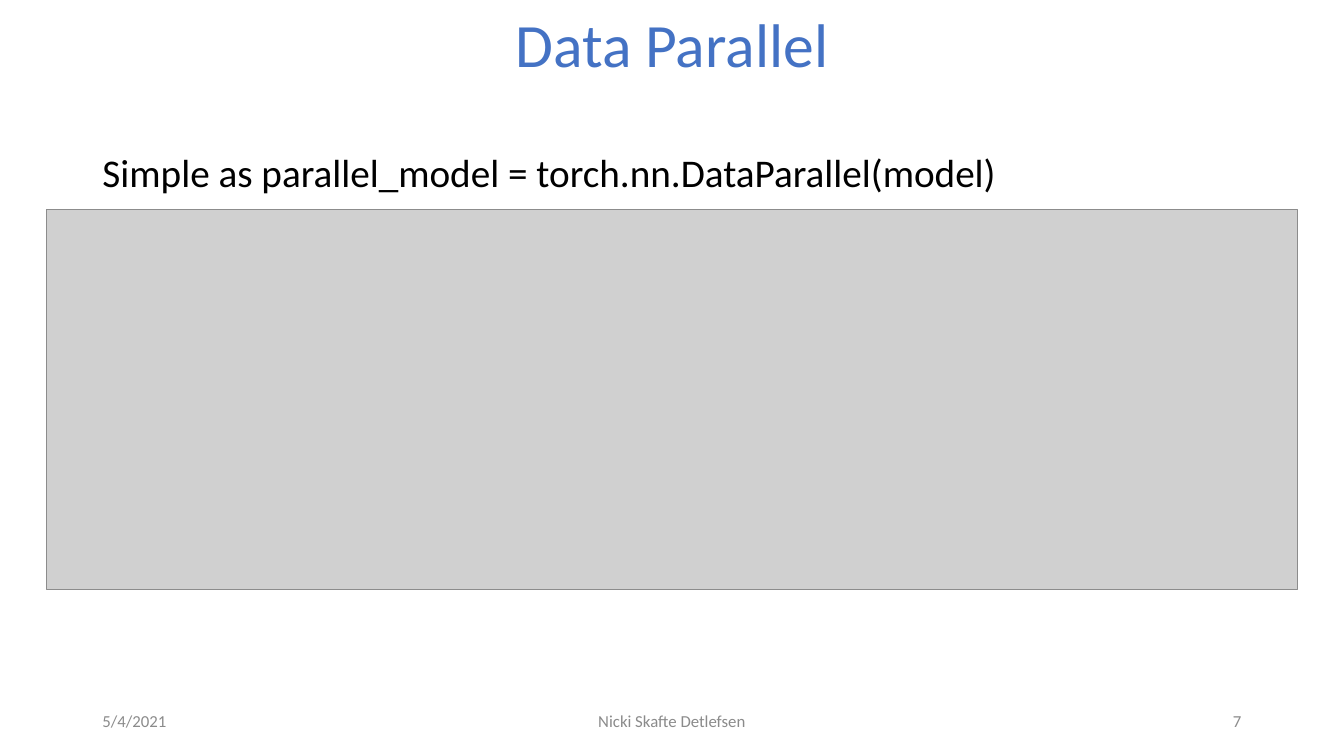
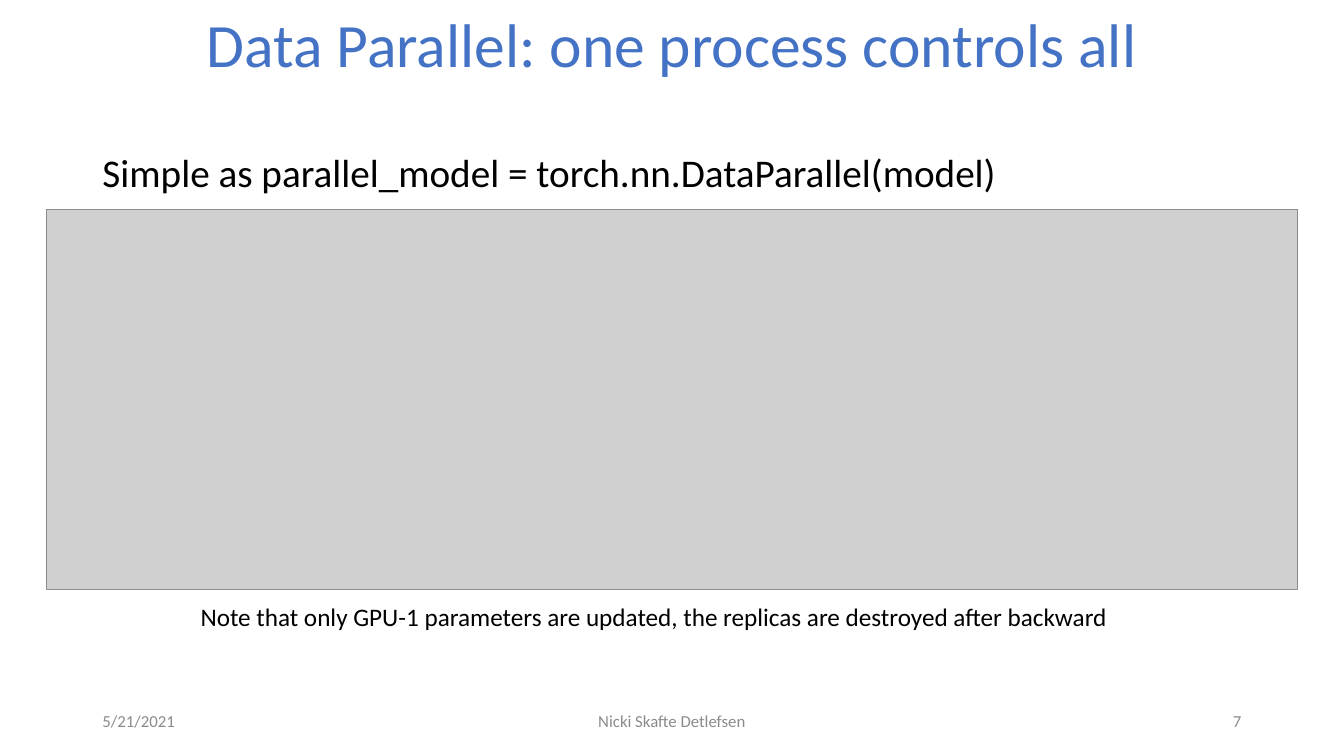
Before and after one commit to DeepEasterbunny/dtu_mlops, a slide deck: slide 7 of 07_distributed_training/DistributedTraining.pptx. Drawn at 1344x756 pixels with LibreOffice and Linux fonts; fonts in the diff are those of the drawing; grey boxes stand for pictures; background and template pictures are left out. Boxes give left, top, right and bottom in pixels: in the first picture for what was removed or moved away, otherwise in the second. Text is boxed around its words. In the diff, an @@ line names an element or a change of style, - is before the commit and + after.

```diff
--- a/07_distributed_training/DistributedTraining.pptx
+++ b/07_distributed_training/DistributedTraining.pptx
@@ title at [206,24,1136,77]: text changed @@
-Data Parallel
+Data Parallel: one process controls all
@@ text added at [201,608,1107,630], 18 pt, text #000000 @@
+Note that only GPU-1 parameters are updated, the replicas are destroyed after backward
@@ text at [102,715,174,728]: text changed @@
-5/4/2021
+5/21/2021
```
Also in this commit, not shown: 8 other slides changed, 3 slides added, 6 other files.
